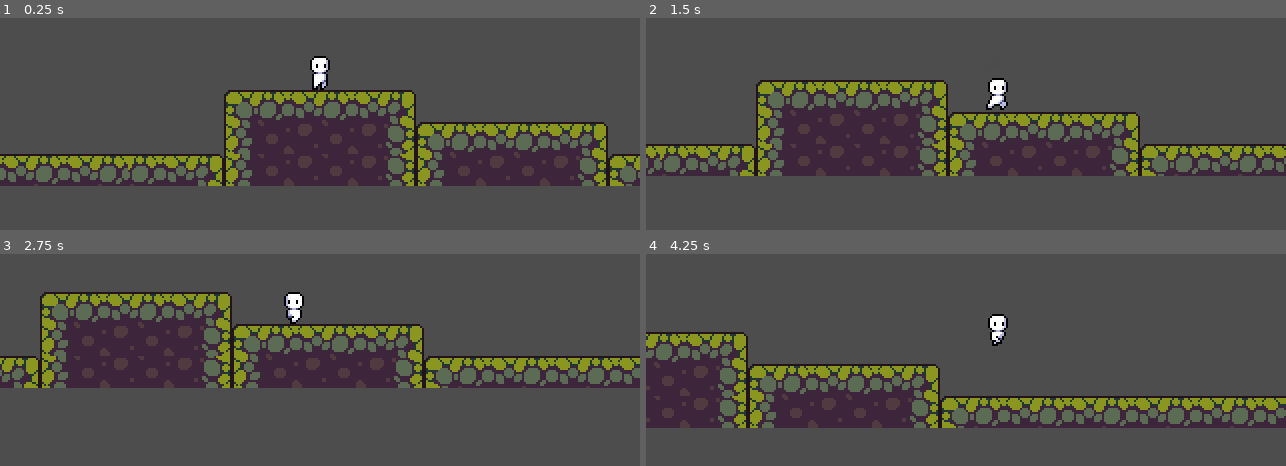
Above: before the commit, frames 1-4 (two rows, left to right).
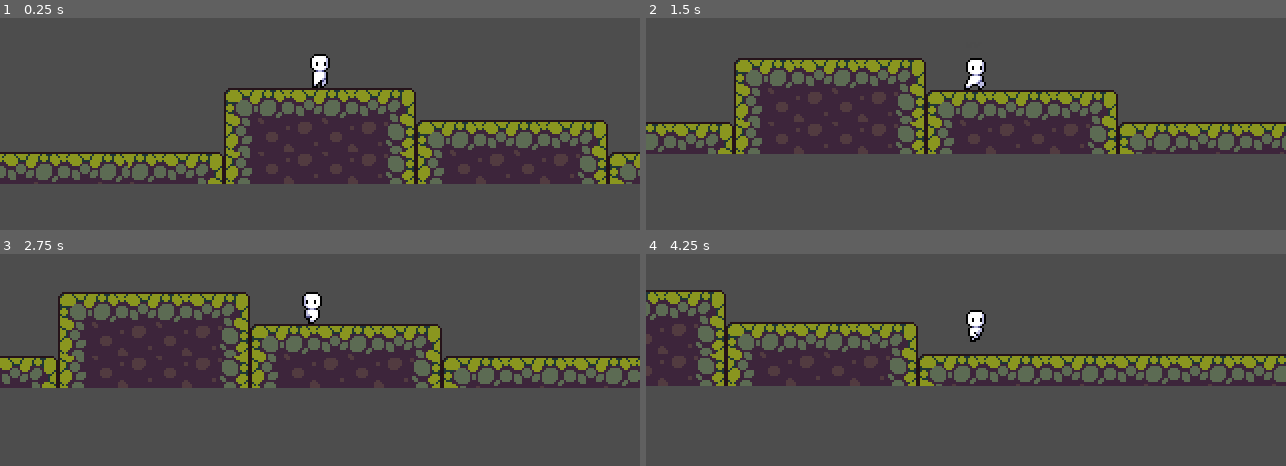
Above: after the commit, the same moments.

Repository: Loltaku/jump
Game: Godot game, scene res://scene/game.tscn
The game is run twice, just before and just after one commit, with the same random seed, the same clock (stepped at 60 frames per second) and the same inputs.
Inputs:
- Up to frame 1 (0.25 s): no input
- Up to frame 2 (1.5 s): hold Right (move_right) from 0.53 s (still down); tap C (jump) at 0.77 s
- Up to frame 3 (2.75 s): tap C (jump) at 1.52 s; release Right (move_right) at 2.03 s; hold Left (move_left) from 2.03 s (still down)
- Up to frame 4 (4.25 s): release Left (move_left) at 2.78 s; hold Right (move_right) from 2.78 s (still down); tap C (jump) at 3.02, 3.77 s

The runs differ from the first frame. In frame 1, 7.4% of the frame differs, in the area x 0-100%, y 16-80%; in frame 2, 32%; in frame 3, 12%; in frame 4, 38%, in the area x 0-100%, y 16-83%.

Commit message:
调整初始量

Diff:
--- a/scene/game.tscn
+++ b/scene/game.tscn
@@ -266,3 +266,4 @@
 
 [node name="Camera2D" type="Camera2D" parent="player"]
 position_smoothing_enabled = true
+position_smoothing_speed = 16.0
--- a/script/player.gd
+++ b/script/player.gd
@@ -6,7 +6,7 @@
 const MAX_SPEED := 80.0        # 水平移动最大速度
 const ACCELERATION := 600.0    # 加速度（像素/秒²）
 const DECELERATION := 1200.0   # 减速度（像素/秒²）
-const JUMP_VELOCITY := -239.0  # 跳跃初速度
+const JUMP_VELOCITY := -200.0  # 跳跃初速度
 const AIR_CONTROL := 0.5       # 空中移动控制系数
 #endregion
 
